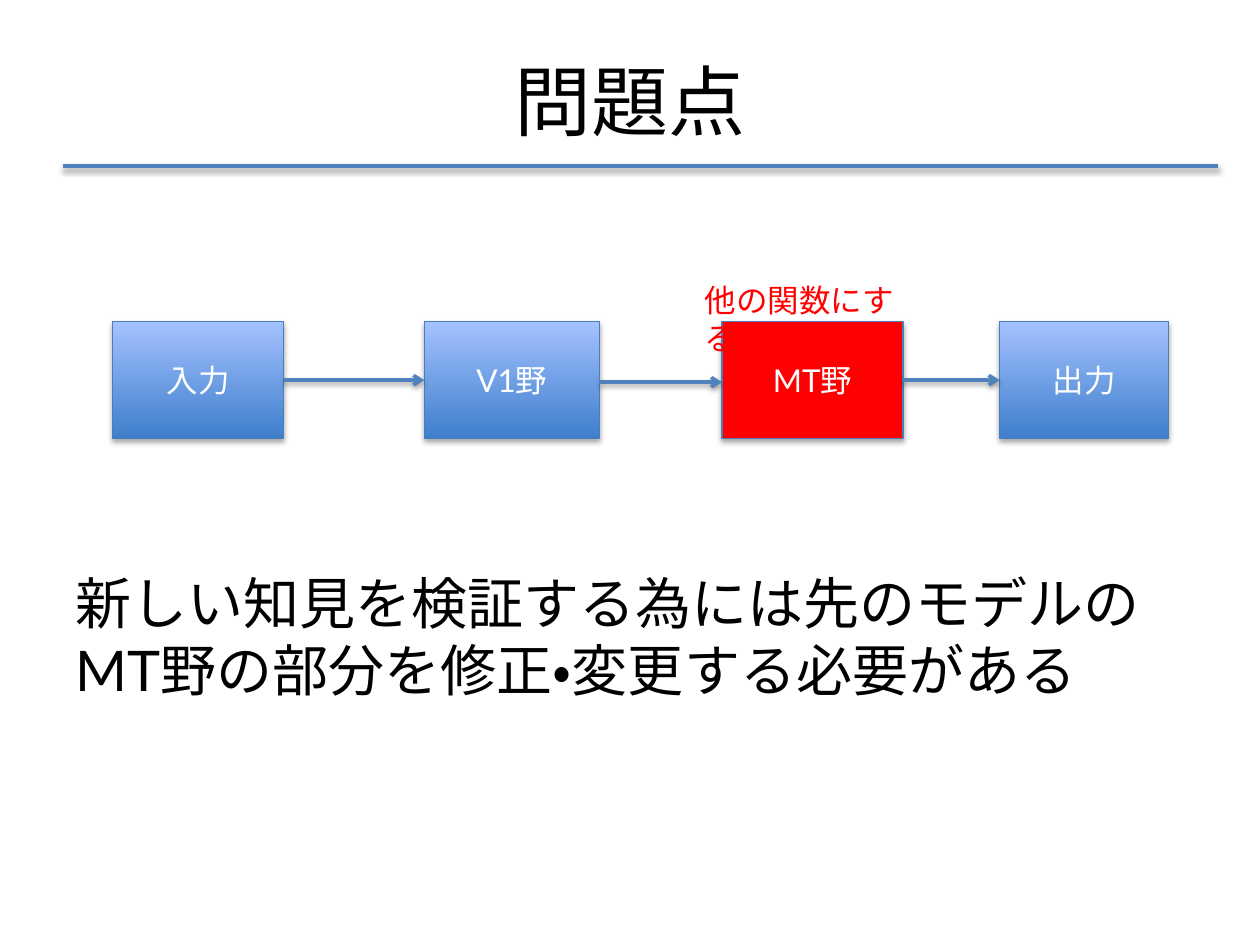
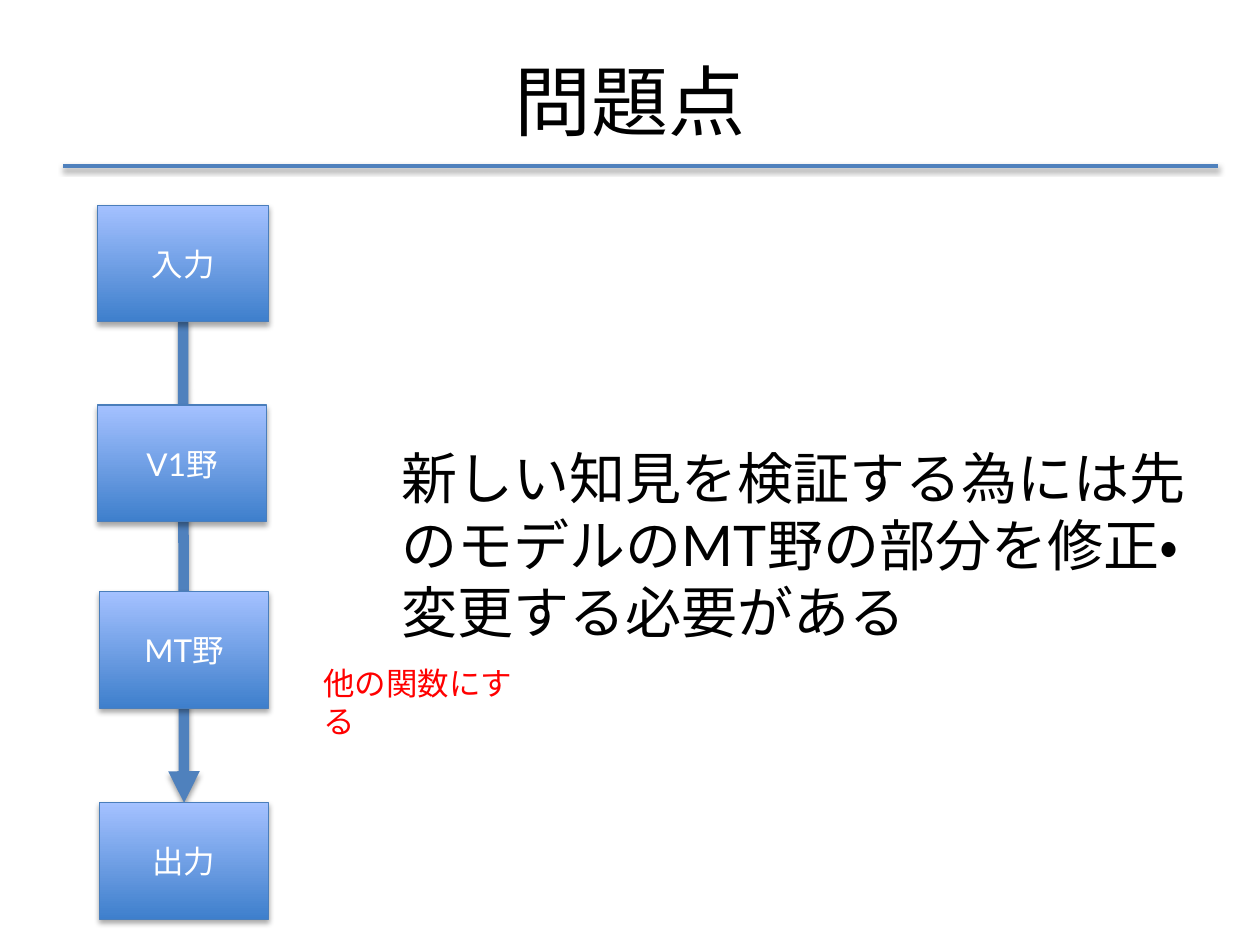
Before and after one commit to f-akazawa/akaz_uecdevelop, a slide deck: slide 21 of doc/中間発表資料.pptx (slide 8 before the commit). Drawn at 1260x945 pixels with LibreOffice and Linux fonts; fonts in the diff are those of the drawing. Boxes give left, top, right and bottom in pixels: in the first picture for what was removed or moved away, otherwise in the second. Text is boxed around its words. In the diff, an @@ line names an element or a change of style, - is before the commit and + after.

```diff
--- a/doc/中間発表資料.pptx
+++ b/doc/中間発表資料.pptx
@@ rectangle "入力": place and size @@
-rectangle "入力" at bbox=[112, 321, 284, 438]
+rectangle "入力" at bbox=[97, 205, 268, 323]
@@ arrow added from (183, 321) to (184, 803), #4F81BD 6 pt @@
@@ arrow removed from (284, 381) to (425, 381) @@
@@ arrow removed from (600, 382) to (722, 382) @@
@@ arrow removed from (903, 381) to (999, 381) @@
@@ rectangle "V1野": place and size @@
-rectangle "V1野" at bbox=[425, 321, 600, 438]
+rectangle "V1野" at bbox=[97, 406, 266, 523]
@@ text "新しい知見を検証する為には先のモデルのMT野の部分を修正・変更する必要がある" rewrapped from bbox=[76, 576, 1140, 696] to bbox=[402, 452, 1186, 638] @@
@@ rectangle "MT野": place and size @@
-rectangle "MT野" at bbox=[722, 321, 903, 438]
+rectangle "MT野" at bbox=[100, 592, 268, 709]
@@ rectangle "MT野" at bbox=[100, 592, 268, 709]: fill #FF0000 to gradient #3F80CE to #A4C4FF @@
@@ text "他の関数にする" rewrapped from bbox=[705, 285, 894, 359] to bbox=[323, 668, 512, 735] @@
@@ rectangle "出力": place and size @@
-rectangle "出力" at bbox=[999, 321, 1168, 438]
+rectangle "出力" at bbox=[100, 803, 268, 920]
```
Also in this commit, not shown: 2 other slides changed, 1 slide added.
